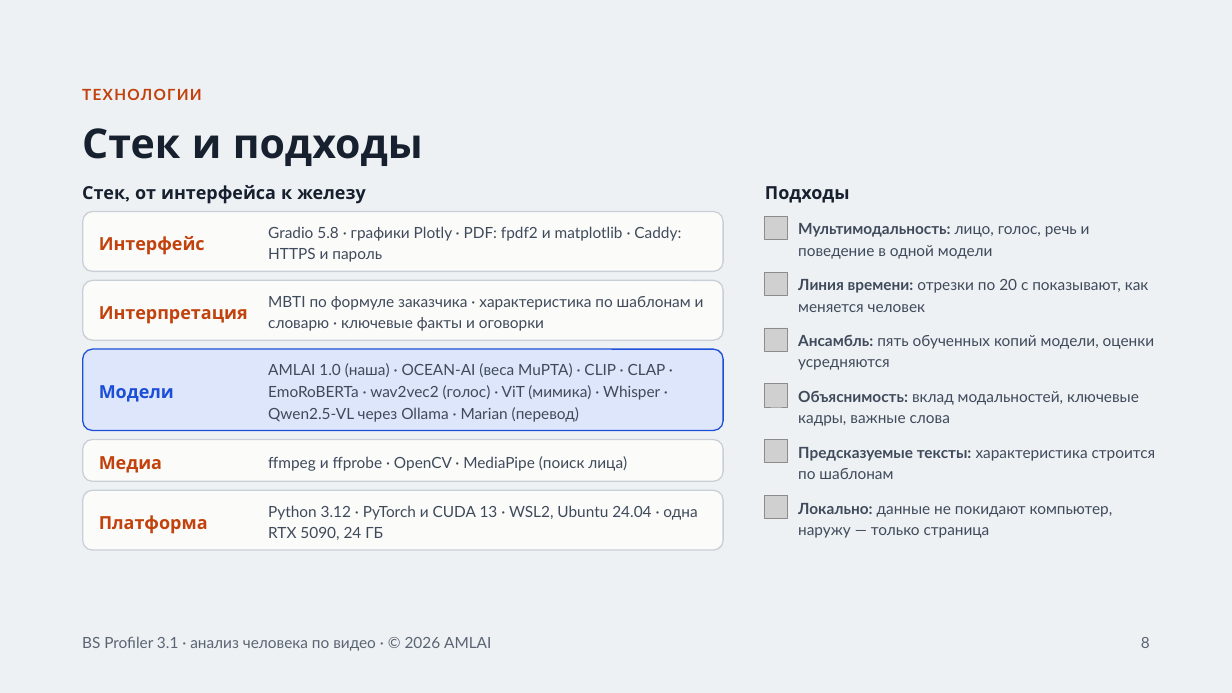
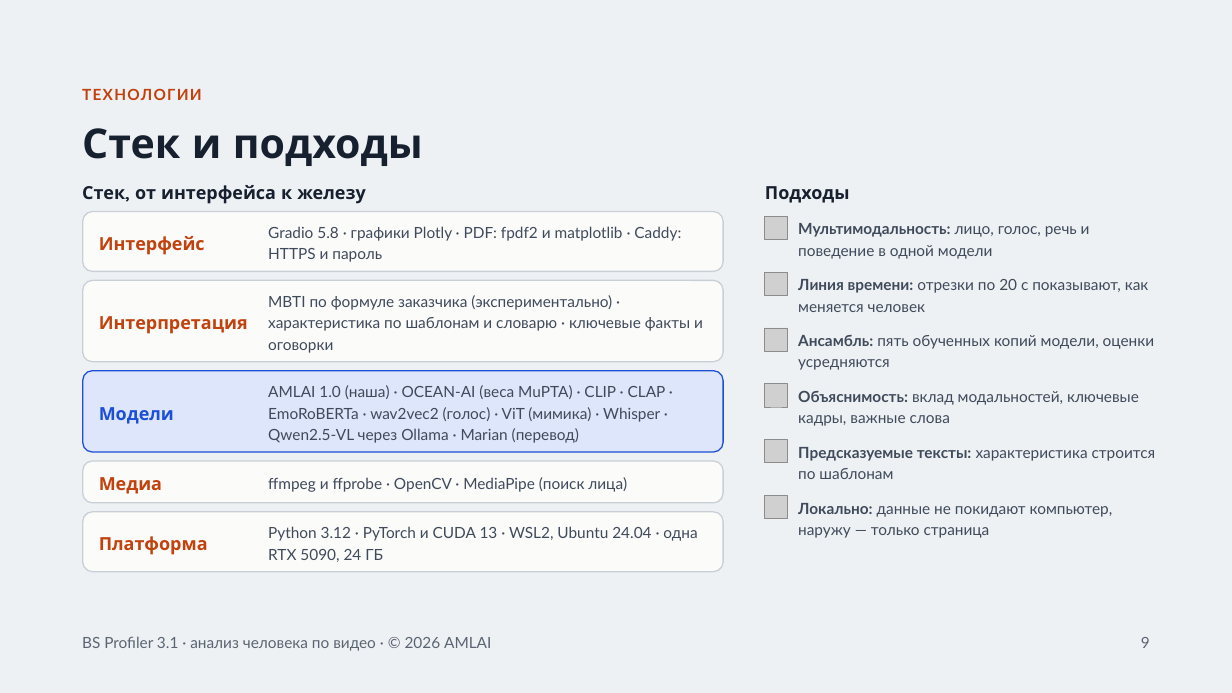
Before and after one commit to AML1969/bigfive-video, a slide deck: slide 9 of bs3-studio/docs/BS_Profiler_3.1_презентация.pptx (slide 8 before the commit). Drawn at 1232x693 pixels with LibreOffice and Linux fonts; fonts in the diff are those of the drawing; grey boxes stand for pictures. Boxes give left, top, right and bottom in pixels: in the first picture for what was removed or moved away, otherwise in the second. Text is boxed around its words. In the diff, an @@ line names an element or a change of style, - is before the commit and + after.

```diff
--- a/bs3-studio/docs/BS_Profiler_3.1_презентация.pptx
+++ b/bs3-studio/docs/BS_Profiler_3.1_презентация.pptx
@@ rounded rectangle resized from (x1=83, y1=280, x2=724, y2=340) to (x1=83, y1=280, x2=724, y2=361) @@
@@ rounded rectangle at (x1=83, y1=280, x2=724, y2=361): proportions changed @@
@@ text at (x1=268, y1=295, x2=703, y2=353): text changed @@
-MBTI по формуле заказчика · характеристика по шаблонам и словарю · ключевые факты и оговорки
+MBTI по формуле заказчика (экспериментально) · характеристика по шаблонам и словарю · ключевые факты и оговорки
@@ text "Интерпретация" moved from (x1=99, y1=306, x2=248, y2=324) to (x1=99, y1=316, x2=248, y2=334) @@
@@ 5 texts, 3 rounded rectangles moved together from (x1=83, y1=349, x2=724, y2=551) to (x1=83, y1=371, x2=724, y2=572) @@
@@ text "Платформа" moved from (x1=99, y1=515, x2=208, y2=534) to (x1=99, y1=536, x2=208, y2=555) @@
@@ text at (x1=1141, y1=637, x2=1150, y2=648): text changed @@
-8
+9
```
Also in this commit, not shown: 9 other slides changed, 1 slide added.
